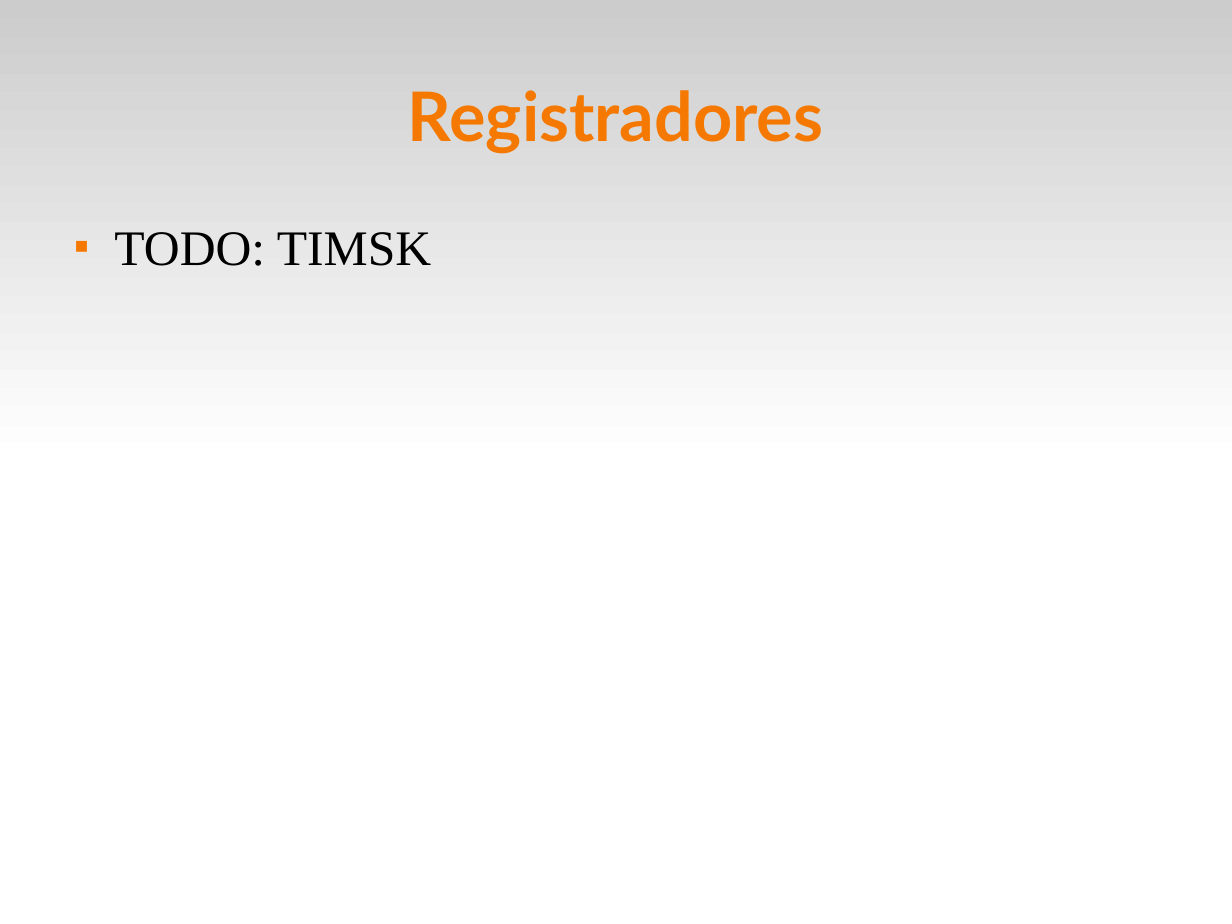
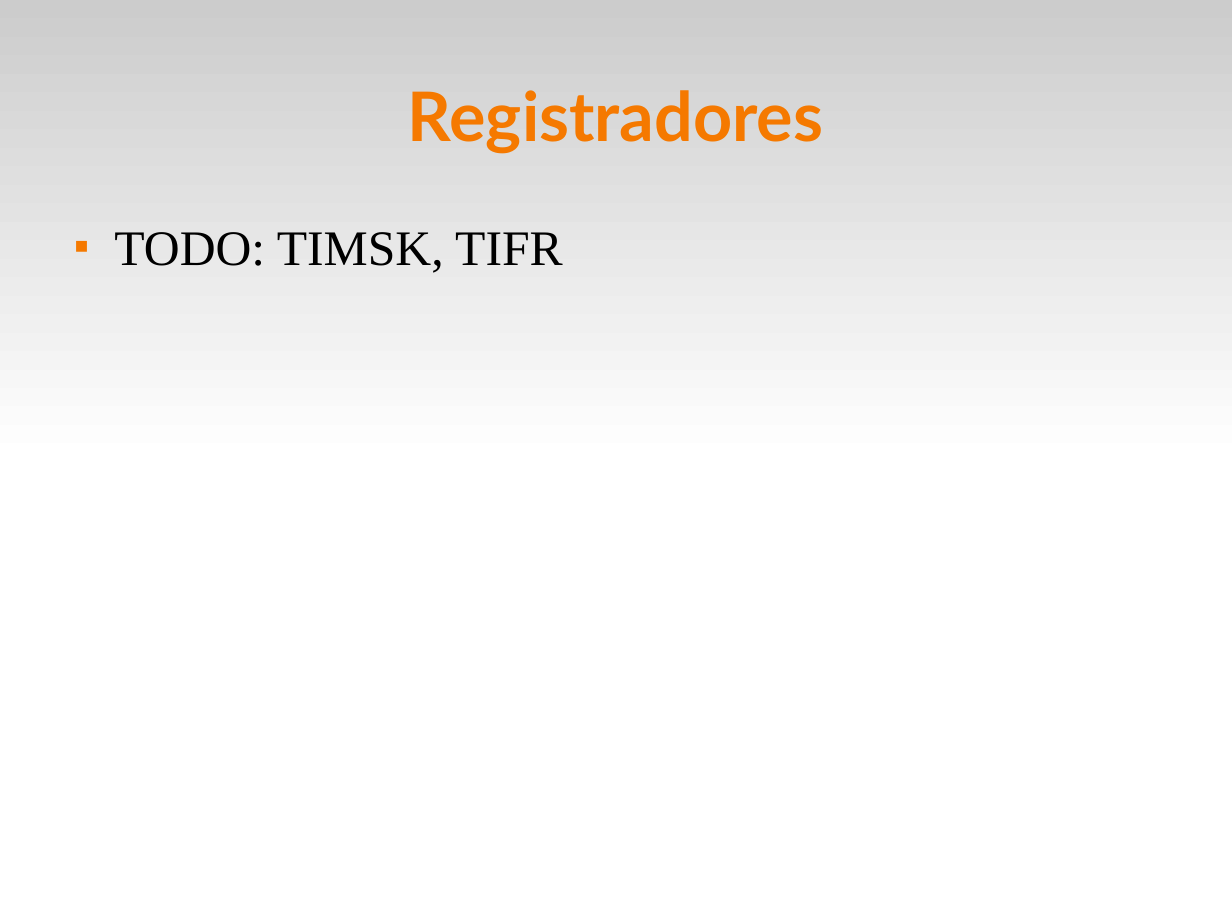
Before and after one commit to fsantanna-uerj/SE, a slide deck: slide 15 of Slides/se-04-timers.odp. Drawn at 1232x924 pixels with LibreOffice and Linux fonts; fonts in the diff are those of the drawing. Boxes give left, top, right and bottom in pixels: in the first picture for what was removed or moved away, otherwise in the second. Text is boxed around its words. In the diff, an @@ line names an element or a change of style, - is before the commit and + after.

```diff
--- a/Slides/se-04-timers.odp
+++ b/Slides/se-04-timers.odp
@@ text at (114,232,563,273): text changed @@
-■ TODO: TIMSK
+■ TODO: TIMSK, TIFR
```
